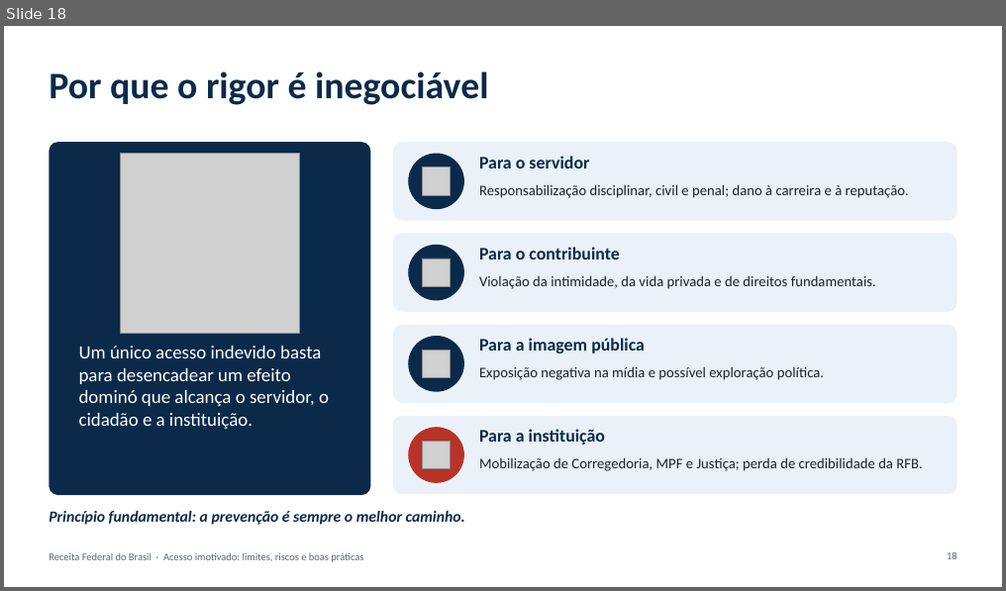
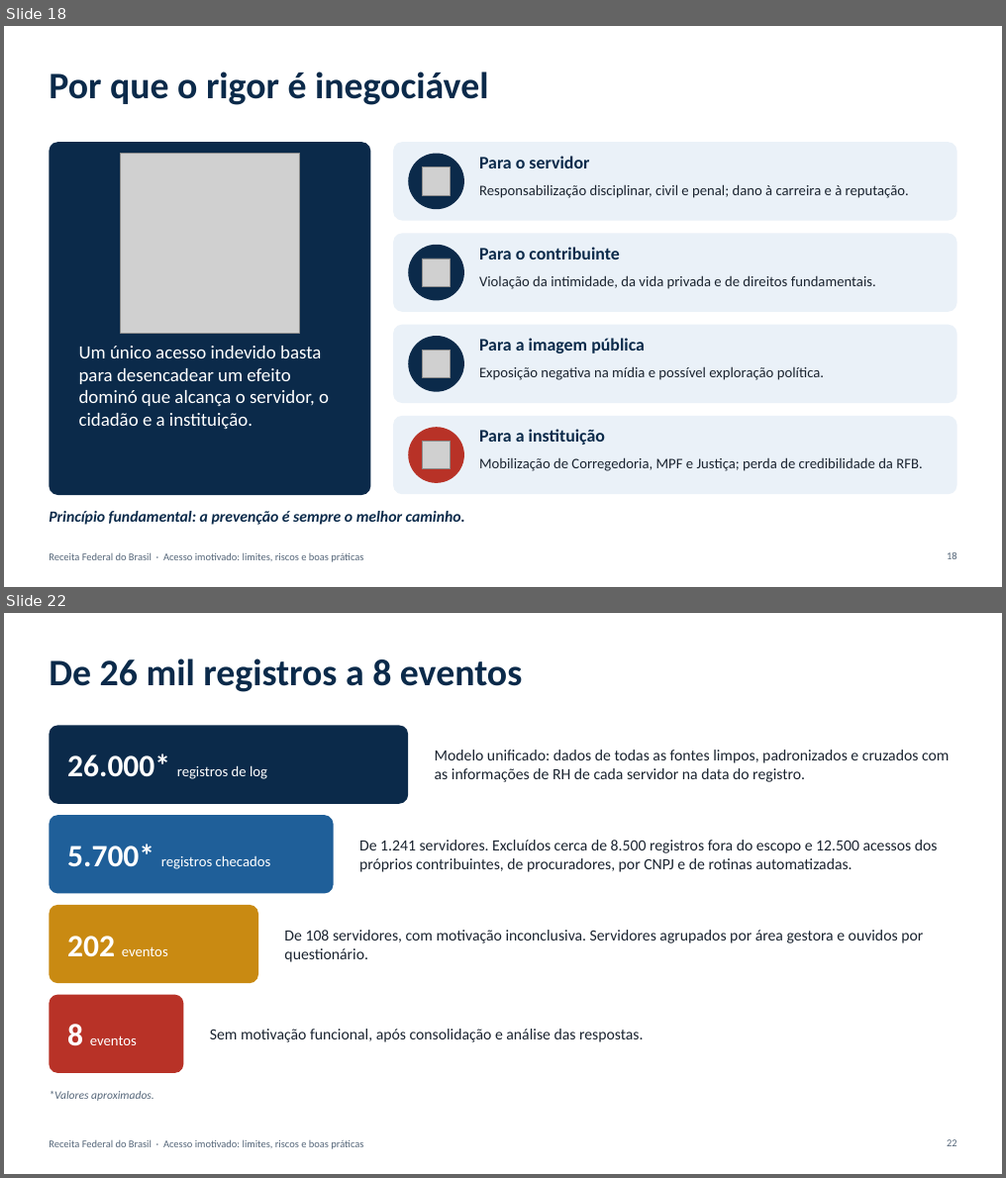
Before and after one commit to raphadesouzars-commits/desktop-tutorial, a slide deck: apresentacoes/Acesso_Imotivado_RFB.pptx. Shown one above the other, each under a label of ours: slide 18 before the commit, slides 18 and 22 after it; the slides between them are not shown. The pictures are 1006x591 and 1006x1178 pixels, drawn with LibreOffice and Linux fonts; fonts in the diff are those of the drawing; grey boxes stand for pictures. Boxes give left, top, right and bottom in pixels: in the first picture for what was removed or moved away, otherwise in the second. Text is boxed around its words. In the diff, an @@ line names an element or a change of style, - is before the commit and + after.

```diff
--- a/apresentacoes/Acesso_Imotivado_RFB.pptx
+++ b/apresentacoes/Acesso_Imotivado_RFB.pptx
@@ slide 22 added at (x1=4, y1=613, x2=1002, y2=1174), background #FFFFFF; not listed: 1 template element that a slide beside it also shows @@
@@ title added at (x1=49, y1=659, x2=522, y2=692), 36 pt, text #0B2A4A, bold @@
+De 26 mil registros a 8 eventos
@@ rounded rectangle added at (x1=49, y1=725, x2=408, y2=804), fill #0B2A4A @@
@@ text added at (x1=67, y1=754, x2=267, y2=779), 14 pt, text #FFFFFF @@
+26.000* registros de log
@@ text added at (x1=435, y1=750, x2=948, y2=782), 15 pt, text #1B2430 @@
+Modelo unificado: dados de todas as fontes limpos, padronizados e cruzados com as informações de RH de cada servidor na data do registro.
@@ rounded rectangle added at (x1=49, y1=815, x2=334, y2=894), fill #1F5F99 @@
@@ text added at (x1=67, y1=844, x2=271, y2=869), 14 pt, text #FFFFFF @@
+5.700* registros checados
@@ text added at (x1=359, y1=840, x2=938, y2=872), 15 pt, text #1B2430 @@
+De 1.241 servidores. Excluídos cerca de 8.500 registros fora do escopo e 12.500 acessos dos próprios contribuintes, de procuradores, por CNPJ e de rotinas automatizadas.
@@ rounded rectangle added at (x1=49, y1=905, x2=258, y2=983), fill #C98A12 @@
@@ text added at (x1=67, y1=936, x2=168, y2=957), 14 pt, text #FFFFFF @@
+202 eventos
@@ text added at (x1=284, y1=930, x2=923, y2=962), 15 pt, text #1B2430 @@
+De 108 servidores, com motivação inconclusiva. Servidores agrupados por área gestora e ouvidos por questionário.
@@ rounded rectangle added at (x1=49, y1=995, x2=183, y2=1073), fill #B83227 @@
@@ text added at (x1=67, y1=1024, x2=137, y2=1047), 14 pt, text #FFFFFF @@
+8 eventos
@@ text added at (x1=210, y1=1029, x2=644, y2=1043), 15 pt, text #1B2430 @@
+Sem motivação funcional, após consolidação e análise das respostas.
@@ text added at (x1=49, y1=1091, x2=154, y2=1101), 11 pt, text #56677A, italic @@
+*Valores aproximados.
@@ page number added at (x1=946, y1=1140, x2=957, y2=1147), 10 pt, text #56677A @@
+22
```
Also in this commit, not shown: 2 slides changed, 5 other slides added.
